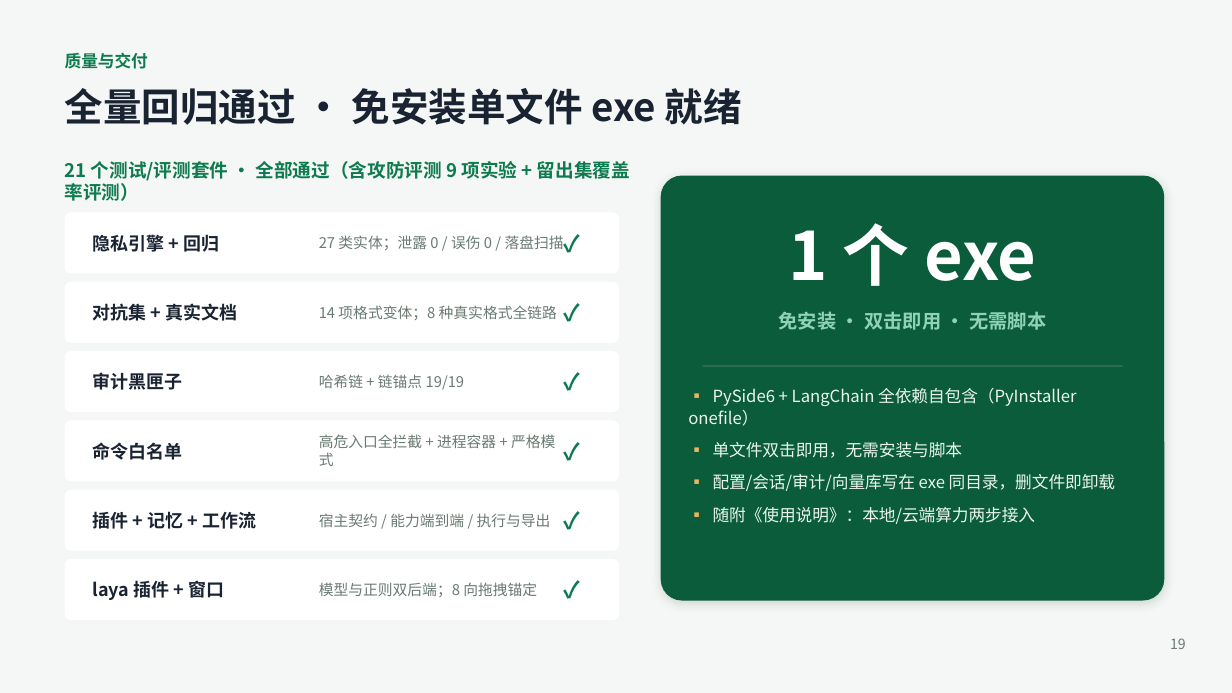
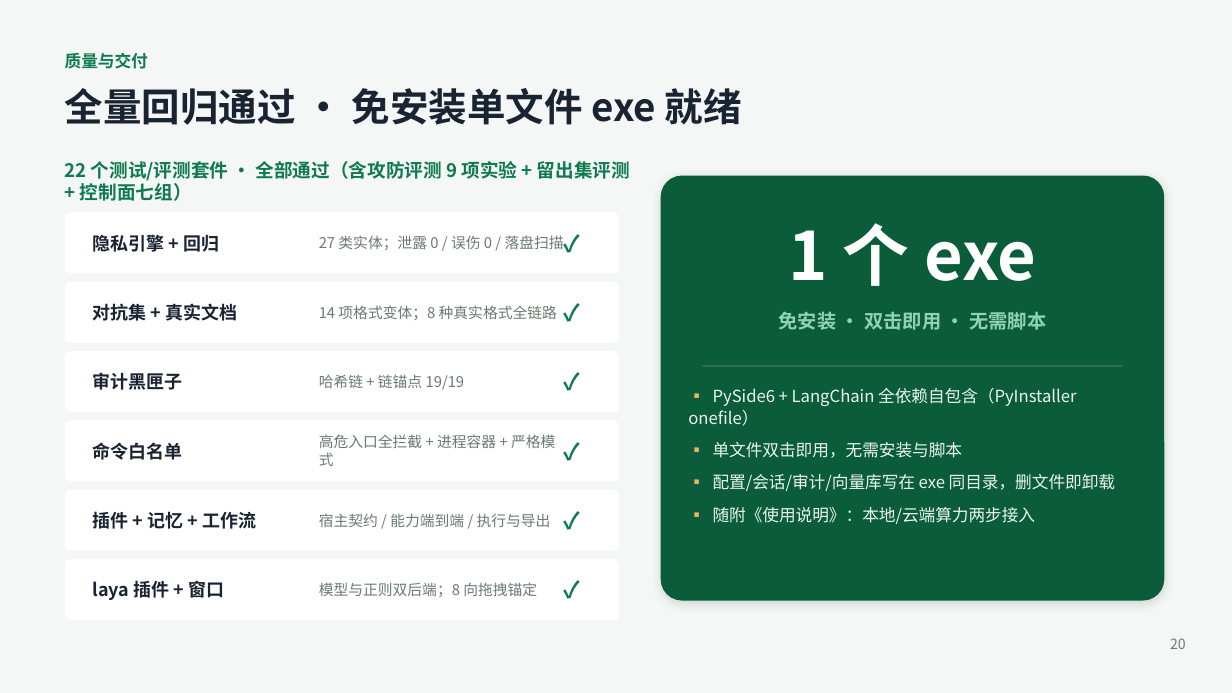
Before and after one commit to Andysun06/yindun-agent, a slide deck: slide 20 of docs/隐盾安全智能体_项目汇报.pptx (slide 19 before the commit). Drawn at 1232x693 pixels with LibreOffice and Linux fonts; fonts in the diff are those of the drawing. Boxes give left, top, right and bottom in pixels: in the first picture for what was removed or moved away, otherwise in the second. Text is boxed around its words. In the diff, an @@ line names an element or a change of style, - is before the commit and + after.

Commit message:
V3.5.0 企业部署形态：新增控制面（外部锚定 + 只收紧策略 + 集中控制台），core/ 仅新增一个审计事件类型
背景：单机形态回答不了"两百台机器怎么管"。控制面的设计目标不是"再加一个服务器"，而是让集中管理不破坏既有安全性质：
① 控制面架构上拿不到明文——它看到的内容 = 端点本地审计落盘的内容（敏感路径已掩码为占位符），映射密钥由端点 DPAPI 托管，控制面即便拿到映射表也解不开；模型提示词与回答从不经过控制面。
② 策略只能收紧——可下发仅 敏感路径（并集）/ 审批下限（取更严）/ 允许模型与插件（交集）/ 强制严格模式（或）；anonymize、bypass、auto_approve、whitelist、disable_audit 等降级键整包拒绝 + 端点侧单调合并兜底，因此控制面被攻破也只能让端点管得更严。
③ 审计链头外部锚定——逐次保存 (条数, 链头, legacy 前缀)，尾部截断/同长度改写/中间缺口/批内断链/legacy 前缀变短/自报锚点不可信六种手法可检出；文件头如实声明"无 HMAC 密钥，故只证明自首次锚定起链未被删改"。
④ 端点上报默认关闭、出网前再过一遍脱敏、令牌加密落盘、失败不推进进度、每次上报写本地审计（control_report），不代理模型流量、不做整机监控。

实现：HTTP/SQLite/签名全用 Python 标准库（零新增依赖，单文件 exe 形态不受影响）；控制台与主产品同源设计语言（五页 + 明暗双主题 + 键盘导航）。
实机冒烟发现并修复 4 个真缺陷（并发共享 sqlite 连接导致"登录即 401"；同 scope 策略增量需按版本累积合并；事件序号批内重复；表单 label 未关联）并全部固化为回归用例。
验证：tests/test_control_plane.py 七组全绿（含并发读 12 线程 × 6 轮）；真实 HTTP 往返冒烟通过；Playwright 走完五页 + 双主题 + 真实提交策略；全量 23 个套件退出码 0。
交付物同步：技术报告（新增 9.1 企业部署形态 + 两张控制台截图，PDF 重导出）、PPT（新增控制面页 + 版本）、README、使用说明（新增 4.6 控制面运维速览，md+html+pdf）、开发记忆（不变量 14 + 变更日志）。

```diff
--- a/docs/隐盾安全智能体_项目汇报.pptx
+++ b/docs/隐盾安全智能体_项目汇报.pptx
@@ text at <box>65,161,630,201</box>: text changed @@
-21 个测试/评测套件 · 全部通过（含攻防评测 9 项实验 + 留出集覆盖率评测）
+22 个测试/评测套件 · 全部通过（含攻防评测 9 项实验 + 留出集评测 + 控制面七组）
@@ text at <box>1170,638,1186,649</box>: text changed @@
-19
+20
```
Also in this commit, not shown: 1 other slide changed, 1 slide added, 26 other files.
